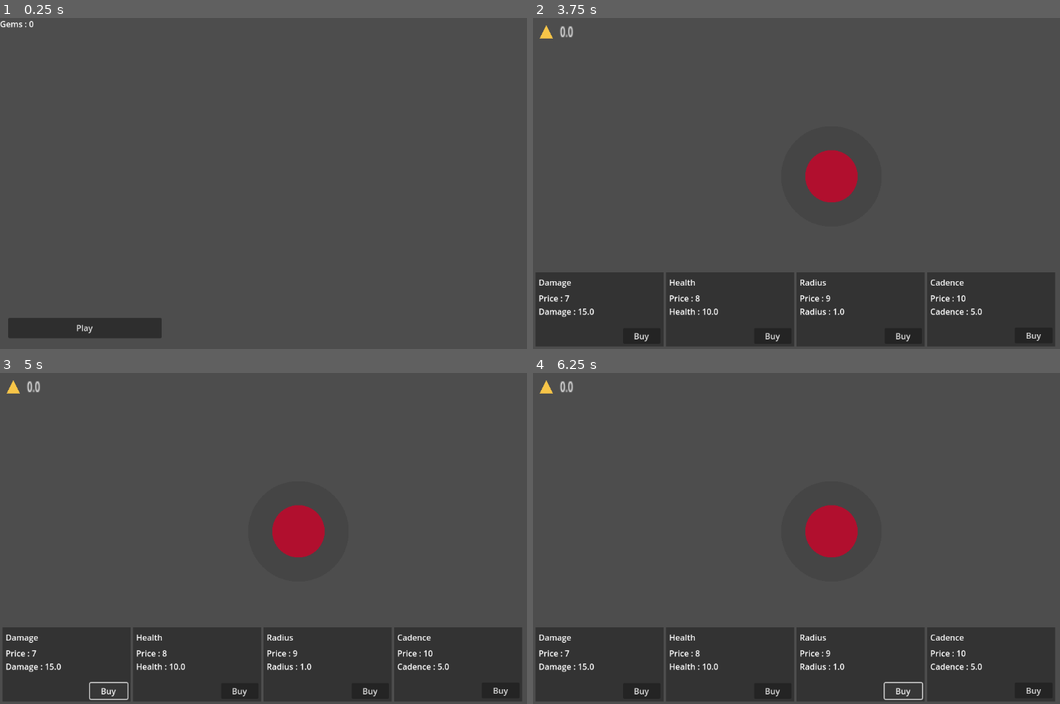
Above: before the commit, frames 1-4 (two rows, left to right).
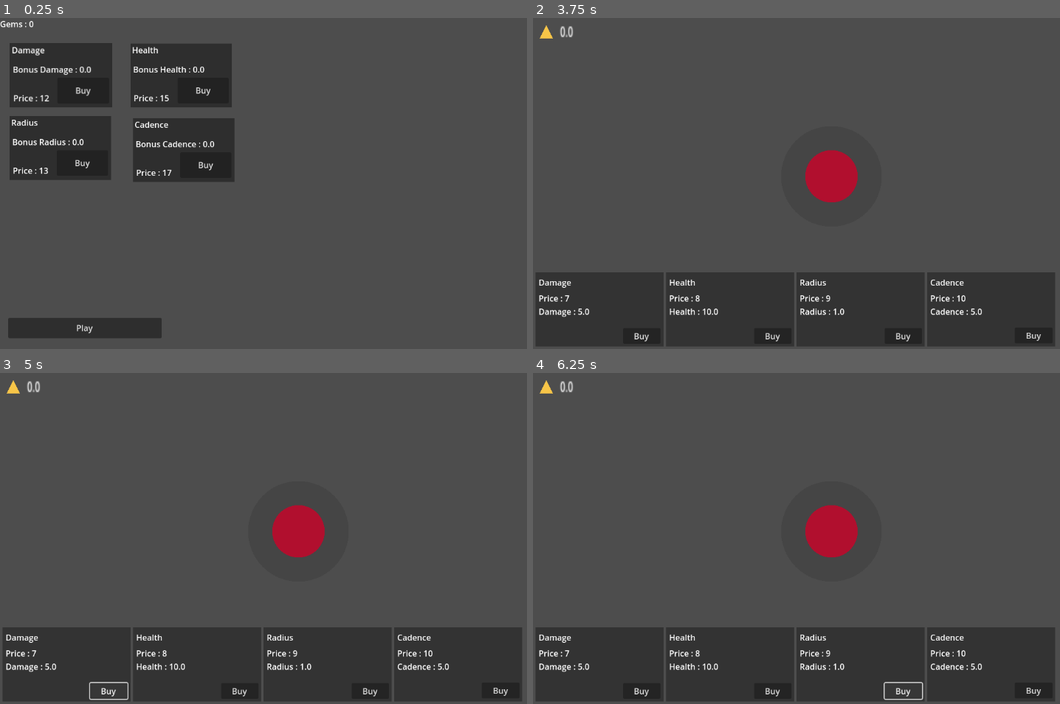
Above: after the commit, the same moments.

Repository: jakubaszcz/Prototype-Evil-Tower
Game: Godot game, scene res://Components/Scenes/Menu.tscn
The game is run twice, just before and just after one commit, with the same random seed, the same clock (stepped at 60 frames per second) and the same inputs.
Inputs (mouse positions are in pixels of both pictures, inside the frame that each line leads up to):
- Up to frame 1 (0.25 s): no input
- Up to frame 2 (3.75 s): click (617, 90) at 0.5 s, where only the run after the commit has a clickable "Buy"; click (738, 90) at 1.25 s, where only the run after the commit has a clickable "Buy"; click (617, 163) at 2 s, where only the run after the commit has a clickable "Buy"; click (738, 166) at 2.75 s, where only the run after the commit has a clickable "Buy"; click "Play" at 3.5 s
- Up to frame 3 (5 s): click "Buy" at 4.25 s
- Up to frame 4 (6.25 s): click "Buy" at 5 s; click "Buy" at 5.75 s

The runs differ from the first frame. In frame 1, 14% of the frame differs, in the area x 1-45%, y 7-50%; in frame 2, less than 0.1%; in frame 3, less than 0.1%; in frame 4, less than 0.1%.

Commit message:
[PET] Menu Shop

Diff:
--- a/Components/Scenes/Menu.tscn
+++ b/Components/Scenes/Menu.tscn
@@ -1,13 +1,15 @@
-[gd_scene load_steps=2 format=3 uid="uid://penchdojg3ck"]
+[gd_scene load_steps=3 format=3 uid="uid://penchdojg3ck"]
 
 [ext_resource type="Script" uid="uid://cs42blsbj68yg" path="res://Scripts/Scenes/Menu.gd" id="1_06sn7"]
+
+[sub_resource type="CanvasTexture" id="CanvasTexture_06sn7"]
 
 [node name="Menu" type="Node2D"]
 script = ExtResource("1_06sn7")
 
 [node name="CanvasLayer" type="CanvasLayer" parent="."]
 
-[node name="Button" type="Button" parent="CanvasLayer"]
+[node name="Play" type="Button" parent="CanvasLayer"]
 offset_left = 16.0
 offset_top = 587.0
 offset_right = 316.0
@@ -19,4 +21,160 @@
 offset_bottom = 23.0
 text = "Gems : 0"
 
-[connection signal="pressed" from="CanvasLayer/Button" to="." method="_on_button_pressed"]
+[node name="Shop" type="Node" parent="CanvasLayer"]
+
+[node name="Damage" type="Node" parent="CanvasLayer/Shop"]
+
+[node name="Box" type="Sprite2D" parent="CanvasLayer/Shop/Damage"]
+modulate = Color(0.18120003, 0.18120006, 0.18120003, 1)
+position = Vector2(119.00001, 112)
+scale = Vector2(200.14655, 125.755264)
+texture = SubResource("CanvasTexture_06sn7")
+
+[node name="Damage" type="Button" parent="CanvasLayer/Shop/Damage"]
+offset_left = 112.0
+offset_top = 117.0
+offset_right = 212.0
+offset_bottom = 167.0
+scale = Vector2(1.0096859, 1.0076926)
+text = "Buy"
+
+[node name="Price" type="Label" parent="CanvasLayer/Shop/Damage"]
+offset_left = 26.0
+offset_top = 145.0
+offset_right = 66.0
+offset_bottom = 168.0
+scale = Vector2(1.0096859, 1.0076926)
+text = "Price : 0"
+
+[node name="Title" type="Label" parent="CanvasLayer/Shop/Damage"]
+offset_left = 23.0
+offset_top = 51.0
+offset_right = 87.0
+offset_bottom = 74.0
+scale = Vector2(1.0096859, 1.0076926)
+text = "Damage"
+
+[node name="Bonus" type="Label" parent="CanvasLayer/Shop/Damage"]
+offset_left = 25.0
+offset_top = 89.0
+offset_right = 164.0
+offset_bottom = 112.0
+scale = Vector2(1.0096859, 1.0076926)
+text = "Bonus Damage : 0"
+
+[node name="Health" type="Node" parent="CanvasLayer/Shop"]
+
+[node name="Box" type="Sprite2D" parent="CanvasLayer/Shop/Health"]
+modulate = Color(0.18120003, 0.18120006, 0.18120003, 1)
+position = Vector2(354.11328, 112.39763)
+scale = Vector2(198.22655, 124.795265)
+texture = SubResource("CanvasTexture_06sn7")
+
+[node name="Health" type="Button" parent="CanvasLayer/Shop/Health"]
+offset_left = 347.11328
+offset_top = 117.39763
+offset_right = 447.11328
+offset_bottom = 167.39763
+text = "Buy"
+
+[node name="Price" type="Label" parent="CanvasLayer/Shop/Health"]
+offset_left = 261.11328
+offset_top = 145.39763
+offset_right = 322.11328
+offset_bottom = 168.39763
+text = "Price : 0"
+
+[node name="Title" type="Label" parent="CanvasLayer/Shop/Health"]
+offset_left = 258.11328
+offset_top = 51.397633
+offset_right = 322.11328
+offset_bottom = 74.39763
+text = "Health"
+
+[node name="Bonus" type="Label" parent="CanvasLayer/Shop/Health"]
+offset_left = 260.11328
+offset_top = 89.39763
+offset_right = 399.11328
+offset_bottom = 112.39763
+text = "Bonus Health : 0"
+
+[node name="Radius" type="Node" parent="CanvasLayer/Shop"]
+
+[node name="Box" type="Sprite2D" parent="CanvasLayer/Shop/Radius"]
+modulate = Color(0.18120003, 0.18120006, 0.18120003, 1)
+position = Vector2(118.11327, 254.39763)
+scale = Vector2(198.22655, 124.795265)
+texture = SubResource("CanvasTexture_06sn7")
+
+[node name="Radius" type="Button" parent="CanvasLayer/Shop/Radius"]
+offset_left = 111.113266
+offset_top = 259.39764
+offset_right = 211.11327
+offset_bottom = 309.39764
+text = "Buy"
+
+[node name="Price" type="Label" parent="CanvasLayer/Shop/Radius"]
+offset_left = 25.113266
+offset_top = 287.39764
+offset_right = 86.113266
+offset_bottom = 310.39764
+text = "Price : 0"
+
+[node name="Title" type="Label" parent="CanvasLayer/Shop/Radius"]
+offset_left = 22.113266
+offset_top = 193.39763
+offset_right = 86.113266
+offset_bottom = 216.39763
+text = "Radius"
+
+[node name="Bonus" type="Label" parent="CanvasLayer/Shop/Radius"]
+offset_left = 24.113266
+offset_top = 231.39763
+offset_right = 163.11327
+offset_bottom = 254.39763
+text = "Bonus Radius : 0"
+
+[node name="Cadence" type="Node" parent="CanvasLayer/Shop"]
+
+[node name="Box" type="Sprite2D" parent="CanvasLayer/Shop/Cadence"]
+modulate = Color(0.18120003, 0.18120006, 0.18120003, 1)
+position = Vector2(359.11328, 258.39764)
+scale = Vector2(198.22655, 124.795265)
+texture = SubResource("CanvasTexture_06sn7")
+
+[node name="Cadence" type="Button" parent="CanvasLayer/Shop/Cadence"]
+offset_left = 352.11328
+offset_top = 263.39764
+offset_right = 452.11328
+offset_bottom = 313.39764
+text = "Buy"
+
+[node name="Price" type="Label" parent="CanvasLayer/Shop/Cadence"]
+offset_left = 266.11328
+offset_top = 291.39764
+offset_right = 327.11328
+offset_bottom = 314.39764
+text = "Price : 0"
+
+[node name="Title" type="Label" parent="CanvasLayer/Shop/Cadence"]
+offset_left = 263.11328
+offset_top = 197.39763
+offset_right = 327.11328
+offset_bottom = 220.39763
+text = "Cadence"
+
+[node name="Bonus" type="Label" parent="CanvasLayer/Shop/Cadence"]
+offset_left = 265.11328
+offset_top = 235.39763
+offset_right = 404.11328
+offset_bottom = 258.39764
+text = "Bonus Cadence : 0"
+
+[connection signal="pressed" from="CanvasLayer/Play" to="." method="_on_button_pressed"]
+[connection signal="pressed" from="CanvasLayer/Play" to="." method="_on_play_pressed"]
+[connection signal="pressed" from="CanvasLayer/Shop/Damage/Damage" to="." method="_on_button_pressed"]
+[connection signal="pressed" from="CanvasLayer/Shop/Damage/Damage" to="." method="_on_damage_pressed"]
+[connection signal="pressed" from="CanvasLayer/Shop/Health/Health" to="." method="_on_health_pressed"]
+[connection signal="pressed" from="CanvasLayer/Shop/Radius/Radius" to="." method="_on_radius_pressed"]
+[connection signal="pressed" from="CanvasLayer/Shop/Cadence/Cadence" to="." method="_on_cadence_pressed"]
--- a/Scripts/Global.gd
+++ b/Scripts/Global.gd
@@ -4,10 +4,31 @@
 var progression_path := "user://progression.cfg"
 
 var ressources_gems : int = 0
-var abilities_attack : float = 10.0
+var abilities_attack : float = 0.0
 var abilities_radius : float = 0.0
 var abilities_health : float = 0.0
 var abilities_cadence : float = 0.0
+
+var abilities_attack_price : int = 12
+var abilities_radius_price : int = 13
+var abilities_health_price : int = 15
+var abilities_cadence_price : int = 17
+
+var abilities_attack_price_multiplier : float = 1.2
+var abilities_radius_price_multiplier : float = 1.4
+var abilities_health_price_multiplier : float = 1.6
+var abilities_cadence_price_multiplier : float = 1.8
+
+var abilities_attack_reward : int = 2
+var abilities_radius_reward : float = 0.2
+var abilities_health_reward : int = 3
+var abilities_cadence_reward : float = 0.3
+
+var abilities_attack_shop_level : int = 1
+var abilities_radius_shop_level : int = 1
+var abilities_health_shop_level : int = 1
+var abilities_cadence_shop_level : int = 1
+
 var start_coin : int = 0
 
 func load_progression():
@@ -20,9 +41,10 @@
 		abilities_health  = config.get_value("progress", "health", 0.0)
 		abilities_cadence = config.get_value("progress", "cadence", 0.0)
 		start_coin        = config.get_value("progress", "coin", 0)
-		print("Save chargée :", ProjectSettings.globalize_path(progression_path))
-	else:
-		print("Pas de save trouvée, valeurs par défaut.")
+		abilities_attack_shop_level = config.get_value("shop", "attack_shop_level", 1)
+		abilities_radius_shop_level = config.get_value("shop", "radius_shop_level", 1)
+		abilities_health_shop_level = config.get_value("shop", "health_shop_level", 1)
+		abilities_cadence_shop_level = config.get_value("shop", "cadence_shop_level", 1)
 
 func save_progression():
 	var config = ConfigFile.new()
@@ -32,9 +54,8 @@
 	config.set_value("progress", "health", abilities_health)
 	config.set_value("progress", "cadence", abilities_cadence)
 	config.set_value("progress", "coin", start_coin)
-
-	var err = config.save(progression_path)
-	if err != OK:
-		push_error("Erreur de sauvegarde : " + str(err))
-	else:
-		print("💾 Sauvegarde réussie :", ProjectSettings.globalize_path(progression_path))
+	config.set_value("shop", "attack_shop_level", abilities_attack_shop_level)
+	config.set_value("shop", "radius_shop_level", abilities_radius_shop_level)
+	config.set_value("shop", "health_shop_level", abilities_health_shop_level)
+	config.set_value("shop", "cadence_shop_level", abilities_cadence_shop_level)
+	config.save(progression_path)
--- a/Scripts/Scenes/Menu.gd
+++ b/Scripts/Scenes/Menu.gd
@@ -2,7 +2,70 @@
 
 func _ready() -> void:
 	Global.load_progression()
+
+
+
+
+
+func _physics_process(delta: float) -> void:
+
 	$CanvasLayer/Gems.text = "Gems : " + str(Global.ressources_gems)
 
-func _on_button_pressed() -> void:
-	get_tree().change_scene_to_file("res://Components/Scenes/Game.tscn")
+	# Damage
+	$CanvasLayer/Shop/Damage/Price.text = "Price : " +str(Global.abilities_attack_price)
+	$CanvasLayer/Shop/Damage/Bonus.text = "Bonus Damage : " + str(Global.abilities_attack)
+	# Health
+	$CanvasLayer/Shop/Health/Price.text = "Price : " +str(Global.abilities_health_price)
+	$CanvasLayer/Shop/Health/Bonus.text = "Bonus Health : " + str(Global.abilities_health)
+	# Radius
+	$CanvasLayer/Shop/Radius/Price.text = "Price : " +str(Global.abilities_radius_price)
+	$CanvasLayer/Shop/Radius/Bonus.text = "Bonus Radius : " + str(Global.abilities_radius)
+	# Cadence
+	$CanvasLayer/Shop/Cadence/Price.text = "Price : " +str(Global.abilities_cadence_price)
+	$CanvasLayer/Shop/Cadence/Bonus.text = "Bonus Cadence : " + str(Global.abilities_cadence)
+
+
+func _on_damage_pressed() -> void:
+	if Global.ressources_gems >= Global.abilities_attack_price:
+		Global.ressources_gems -= Global.abilities_attack_price
+		Global.abilities_attack_price = 12 * pow(Global.abilities_attack_price_multiplier, Global.abilities_attack_shop_level)
+		Global.abilities_attack += Global.abilities_attack_reward
+		Global.abilities_attack_shop_level += 1
+
+		# Save
+		Global.save_progression()
+
+func _on_health_pressed() -> void:
+	if Global.ressources_gems >= Global.abilities_health_price:
+		Global.ressources_gems -= Global.abilities_health_price
+		Global.abilities_health_price = 13 * pow(Global.abilities_health_price_multiplier, Global.abilities_health_shop_level)
+		Global.abilities_health += Global.abilities_health_reward
+		Global.abilities_health_shop_level += 1
+
+		# Save
+		Global.save_progression()
+
+
+func _on_radius_pressed() -> void:
+	if Global.ressources_gems >= Global.abilities_radius_price:
+		Global.ressources_gems -= Global.abilities_radius_price
+		Global.abilities_radius_price = 15 * pow(Global.abilities_radius_price_multiplier, Global.abilities_radius_shop_level)
+		Global.abilities_radius += Global.abilities_radius_reward
+		Global.abilities_radius_shop_level += 1
+
+		# Save
+		Global.save_progression()
+
+func _on_cadence_pressed() -> void:
+	if Global.ressources_gems >= Global.abilities_cadence_price:
+		Global.ressources_gems -= Global.abilities_cadence_price
+		Global.abilities_cadence_price = 17 * pow(Global.abilities_cadence_price_multiplier, Global.abilities_cadence_shop_level)
+		Global.abilities_cadence += Global.abilities_cadence_reward
+		Global.abilities_cadence_shop_level += 1
+
+		# Save
+		Global.save_progression()
+
+
+func _on_play_pressed() -> void:
+		get_tree().change_scene_to_file("res://Components/Scenes/Game.tscn")
